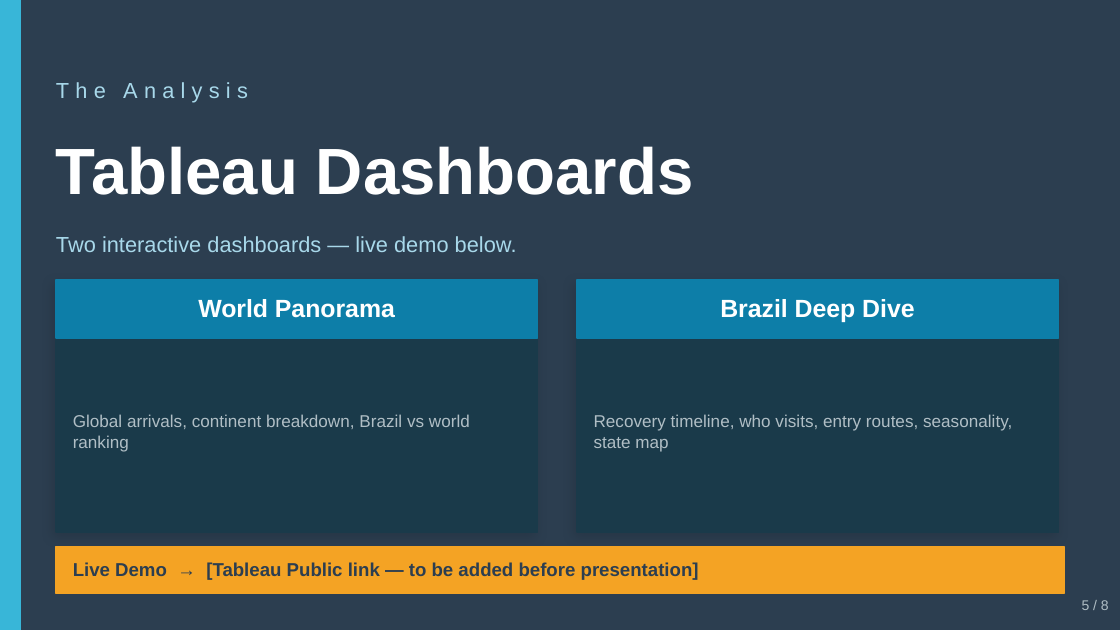
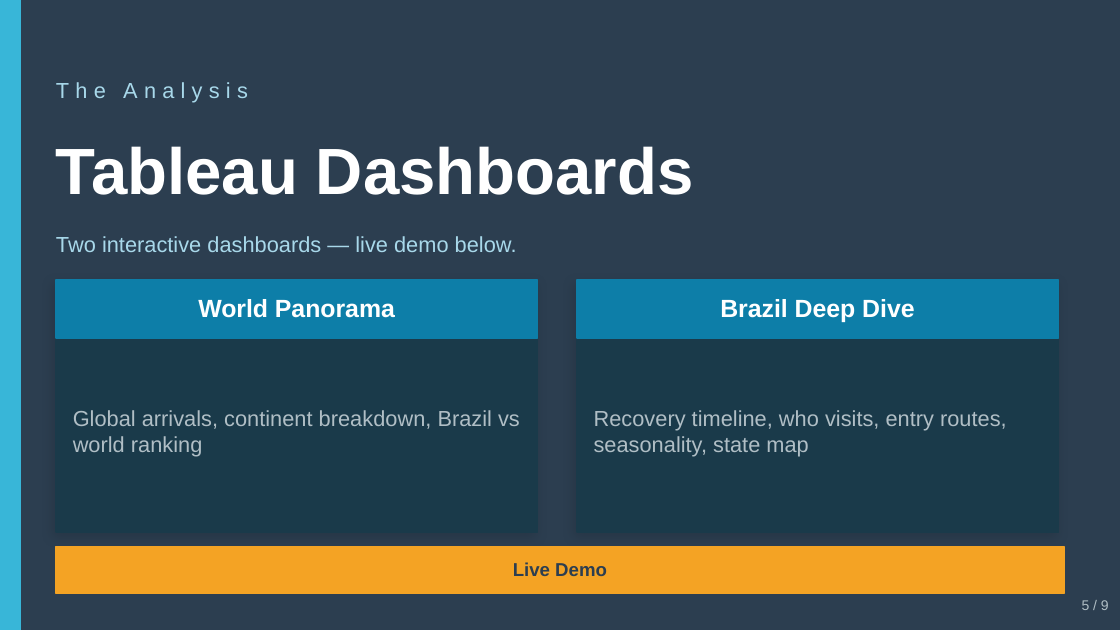
Before and after one commit to craftedbygaby/viewpoint_insights, a slide deck: slide 5 of brazils_road_back_presentation.pptx. Drawn at 1120x630 pixels with LibreOffice and Linux fonts; fonts in the diff are those of the drawing. Boxes give left, top, right and bottom in pixels: in the first picture for what was removed or moved away, otherwise in the second. Text is boxed around its words. In the diff, an @@ line names an element or a change of style, - is before the commit and + after.

```diff
--- a/brazils_road_back_presentation.pptx
+++ b/brazils_road_back_presentation.pptx
@@ text "Global arrivals, continent breakdown, Brazil ..." at box(73, 410, 520, 457): size 11 to 14 pt @@
@@ text "Recovery timeline, who visits, entry ..." at box(594, 410, 1007, 457): size 11 to 14 pt @@
@@ text at box(513, 562, 607, 576): text changed @@
-Live Demo → [Tableau Public link — to be added before presentation]
+Live Demo
```
Also in this commit, not shown: 5 other slides changed, 2 slides added, 1 slide removed, 4 other files.
